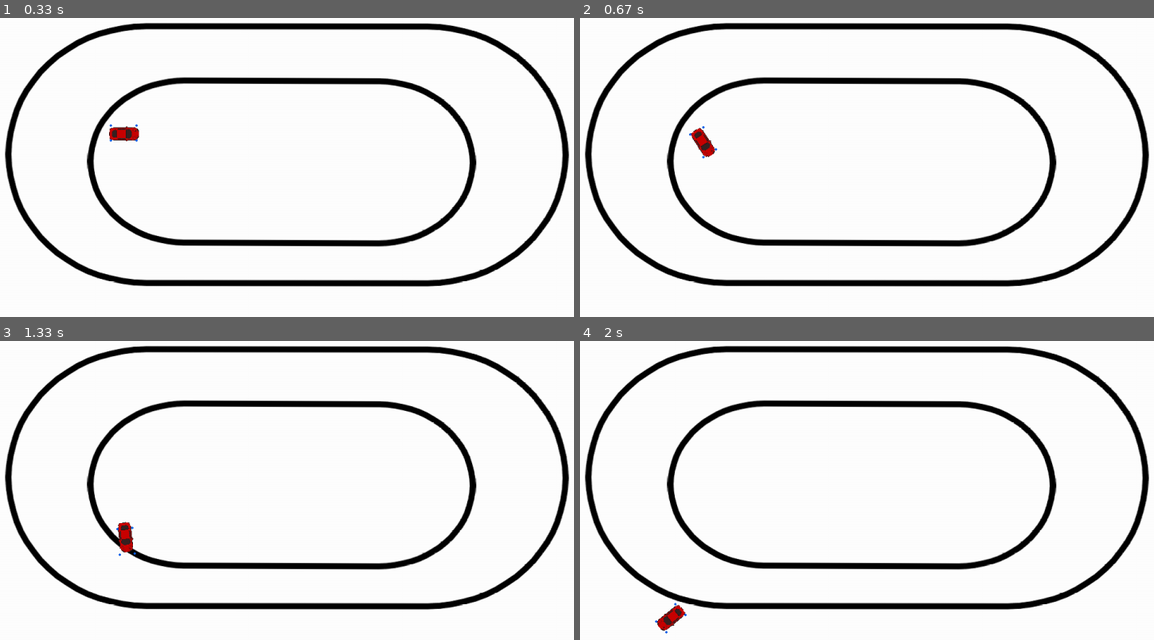
Above: before the commit, frames 1-4 (two rows, left to right).
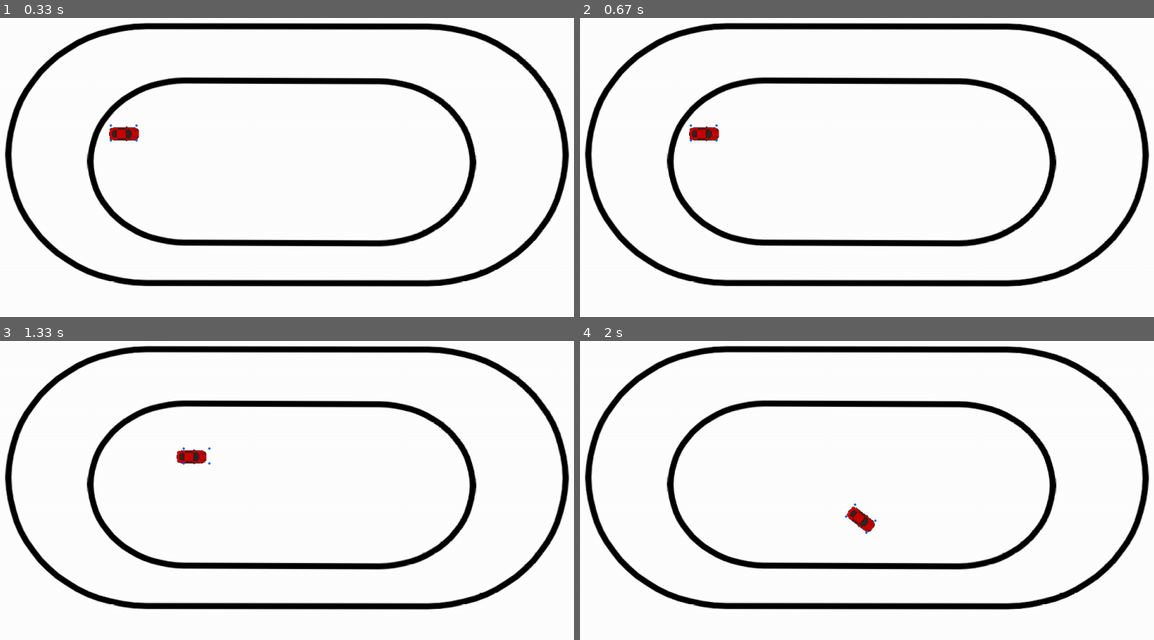
Above: after the commit, the same moments.

Repository: marcroy898/RLSimulation
Game: pygame game, started from main.py
The game is run twice, just before and just after one commit, with the same random seed, the same clock (stepped at 60 frames per second) and the same inputs.
Inputs:
- Up to frame 1 (0.33 s): no input
- Up to frame 2 (0.67 s): hold D from 0.33 s (still down)
- Up to frame 3 (1.33 s): release D at 0.8 s; hold W 0.83-1.3 s
- Up to frame 4 (2 s): hold D 1.33-1.8 s; hold A from 1.83 s (still down)

Frame 1 is identical in both runs. In frame 2, 0.4% of the frame differs, in the area x 19-25%, y 35-48%; in frame 3, 0.5%; in frame 4, 0.5%, in the area x 13-52%, y 54-98%.

Commit message:
updated dynamics model

Diff:
--- a/car.py
+++ b/car.py
@@ -1,72 +1,80 @@
 import pygame
 from math import *
 from config_var import *
+import math
 
 class Car:
 
     def __init__(self, x, y, image, start_speed):
-        self.position = [x, y]
-        self.velocity = 0
-        self.acceleration = 0
-        self.pointing_vector = [0, 0]  #Points in the direction the car is facing
+        self.state = [x, y, 0, 0] #x, y, vel, heading
 
-        self.angle = 0
-        self.rotate_factor = 0
         self.source_image = pygame.image.load(image).convert()
         self.source_image.set_colorkey((0, 0, 0))  #Makes car background transparent
         self.source_image = pygame.transform.scale(self.source_image, (50, 25))
         self.image = self.source_image #Reference for rotation
-        self.rect = self.image.get_rect().move(self.position)
+        self.rect = self.image.get_rect().move([x, y])
 
     def rotate_sequence(self):
-        self.angle = self.rotate_factor % 360  #Prevent rotation overflow
-        self.image = pygame.transform.rotate(self.source_image, self.angle)
+        self.heading = self.heading % 360  #Prevent rotation overflow
+        self.image = pygame.transform.rotate(self.source_image, self.heading)
 
         #Keeps the car in place when rotating
         x, y = self.rect.center
         self.rect = self.image.get_rect()
         self.rect.center = (x, y)
 
+    def car_ode(self, state, u1, u2):
+        lf = 1
+        lr = 1
+        x = state[0]
+        y = state[1]
+        v = state[2]
+        angle = state[3]
+        beta = math.atan(lr / (lf + lr) * math.tan(radians(u2)))
+        dx = v * math.cos(radians(angle) + beta)
+        dy = v * math.sin(radians(angle) + beta)
+        dheading = v / lr * math.sin(beta)
+
+        #Bound
+        if abs(v) >= MAX_SPEED:
+            dv = 0
+        else:
+            dv = u1
+
+        #Friction
+        if u1 == 0 and v  > 0:
+            dv = -FRICTION
+
+        if u1 == 0 and v  < 0:
+            dv = FRICTION
+
+        return [dx, dy, dv, dheading]
 
     def update_pos(self):
-        self.pointing_vector = [(cos(radians(self.angle))), (sin(radians(self.angle)))]
-        self.acceleration = 0
-        self.rect = self.image.get_rect(topleft=self.position)
+        self.rect = self.image.get_rect(topleft=[self.state[0], self.state[1]])
         pressed = pygame.key.get_pressed()
 
         #Rotation
+        self.steering = 0
         if pressed[pygame.K_a]:
-            self.rotate_factor += 3
+            self.steering = 30
 
         if pressed[pygame.K_d]:
-            self.rotate_factor -= 3
-
-        if self.rotate_factor != 0:
-            self.rotate_sequence()
+            self.steering = -30
 
         #Movement
+        self.acceleration = 0
         if pressed[pygame.K_w]:
             self.acceleration = ACCELERATION_CONSTANT
 
         if pressed[pygame.K_s]:
             self.acceleration = -ACCELERATION_CONSTANT
 
-        if abs(self.velocity) < MAX_SPEED:
-            self.velocity += self.acceleration
-        else:
-            self.velocity = MAX_SPEED
+        #Car ode
+        [dx, dy, dv, dheading] = self.car_ode(self.state, self.acceleration, self.steering)
+        self.state = [self.state[0] + dx, self.state[1] - dy, self.state[2] + dv, self.state[3] + dheading] #Subtract from y since top corner is Y=0
 
-        #Friction
-        if self.acceleration == 0 and self.velocity > 0:
-            self.velocity -= FRICTION
-            self.velocity = max(0, self.velocity)
-
-        if self.acceleration == 0 and self.velocity < 0:
-            self.velocity += FRICTION
-            self.velocity = min(0, self.velocity)
-
-        dx = self.velocity * self.pointing_vector[0]
-        dy = self.velocity * self.pointing_vector[1]
-        self.position = [self.position[0] + dx, self.position[1] - dy] #Subtract from y since top corner is Y=0
-
-        #print("Pos: " + str(self.position) + " Velocity: " + str(self.velocity) + " Acc: " + str(self.acceleration))
+        #Rotate car image
+        self.heading = self.state[3]
+        if self.steering != 0:
+            self.rotate_sequence()
--- a/main.py
+++ b/main.py
@@ -13,14 +13,14 @@
 
     def check_collision(self):
         angled_corners = [
-            (self.player_car.rect.centerx + (25 * cos(radians(self.player_car.angle + 30))),  #Top-left corner
-             self.player_car.rect.centery - (25 * sin(radians(self.player_car.angle + 30)))),
-            (self.player_car.rect.centerx + (25 * cos(radians(self.player_car.angle - 30))),  # Top-right corner
-             self.player_car.rect.centery - (25 * sin(radians(self.player_car.angle - 30)))),
-            (self.player_car.rect.centerx - (25 * cos(radians(self.player_car.angle - 30))),  # Bottom-left corner
-             self.player_car.rect.centery + (25 * sin(radians(self.player_car.angle - 30)))),
-            (self.player_car.rect.centerx - (25 * cos(radians(self.player_car.angle + 30))),  # Bottom-right corner
-             self.player_car.rect.centery + (25 * sin(radians(self.player_car.angle + 30))))
+            (self.player_car.rect.centerx + (25 * cos(radians(self.player_car.heading + 30))),  #Top-left corner
+             self.player_car.rect.centery - (25 * sin(radians(self.player_car.heading + 30)))),
+            (self.player_car.rect.centerx + (25 * cos(radians(self.player_car.heading - 30))),  # Top-right corner
+             self.player_car.rect.centery - (25 * sin(radians(self.player_car.heading - 30)))),
+            (self.player_car.rect.centerx - (25 * cos(radians(self.player_car.heading - 30))),  # Bottom-left corner
+             self.player_car.rect.centery + (25 * sin(radians(self.player_car.heading - 30)))),
+            (self.player_car.rect.centerx - (25 * cos(radians(self.player_car.heading + 30))),  # Bottom-right corner
+             self.player_car.rect.centery + (25 * sin(radians(self.player_car.heading + 30))))
         ]
 
         pygame.draw.circle(self.screen, (12, 96, 232), angled_corners[0], radius=2, width=3)
Not shown, changed: .gitignore
